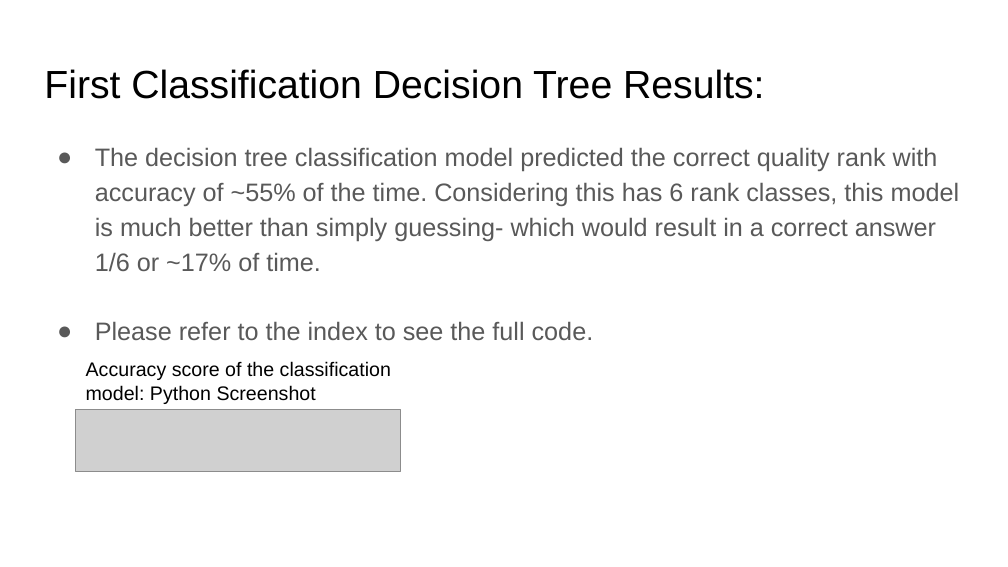
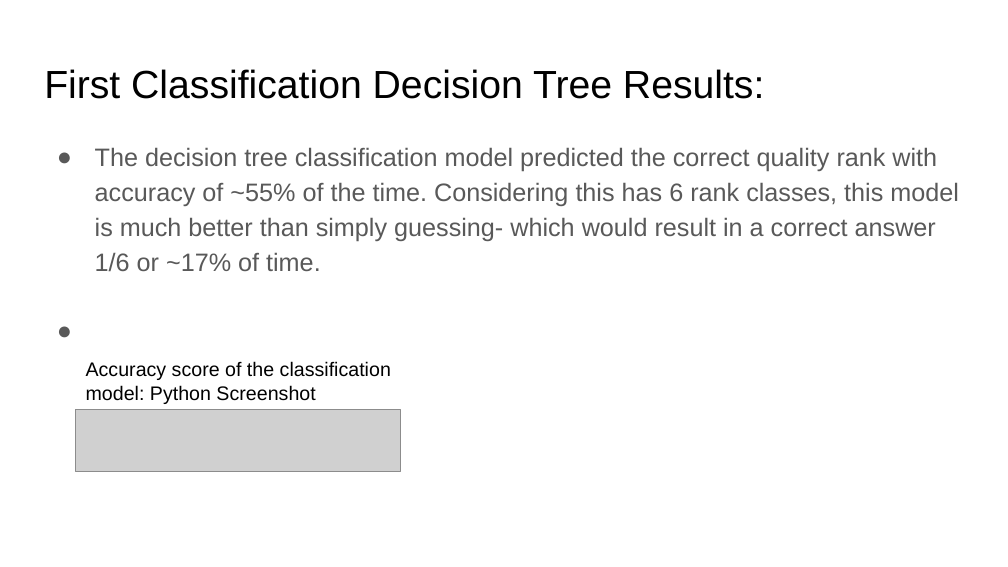
Before and after one commit to MichaelJ8/Wine-Rating-Prediction-Decision-Tree, a slide deck: slide 11 of DSE 200X_final Project Presentation.pptx (slide 12 before the commit). Drawn at 1008x567 pixels with LibreOffice and Linux fonts; fonts in the diff are those of the drawing; grey boxes stand for pictures. Boxes give left, top, right and bottom in pixels: in the first picture for what was removed or moved away, otherwise in the second. Text is boxed around its words. In the diff, an @@ line names an element or a change of style, - is before the commit and + after.

```diff
--- a/DSE 200X_final Project Presentation.pptx
+++ b/DSE 200X_final Project Presentation.pptx
@@ text "The decision tree classification model ..." at [95,147,959,272]: indent changed @@
@@ text at [95,321,594,340]: paragraph removed @@
-● Please refer to the index to see the full code.
```
Also in this commit, not shown: 10 other slides changed, 1 slide removed.
